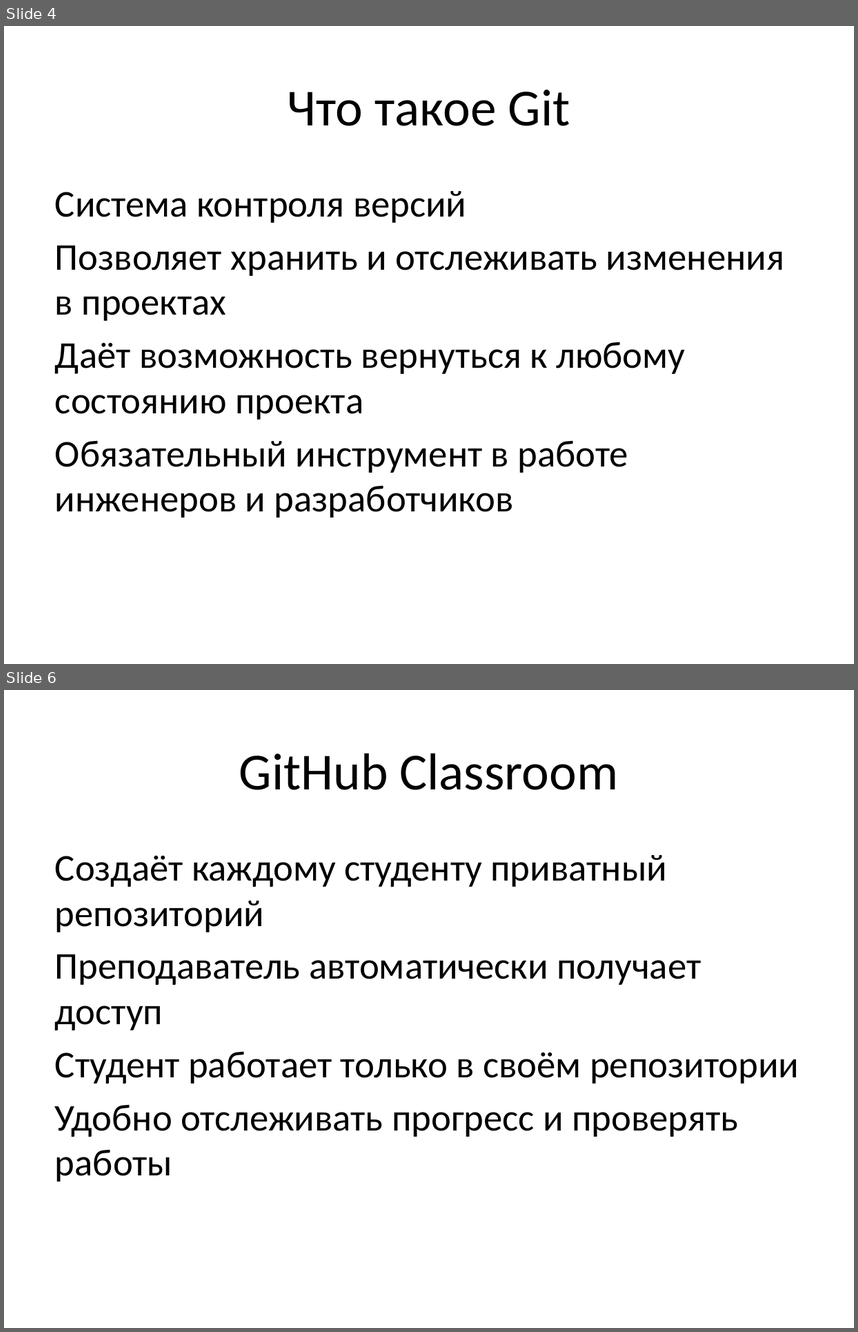
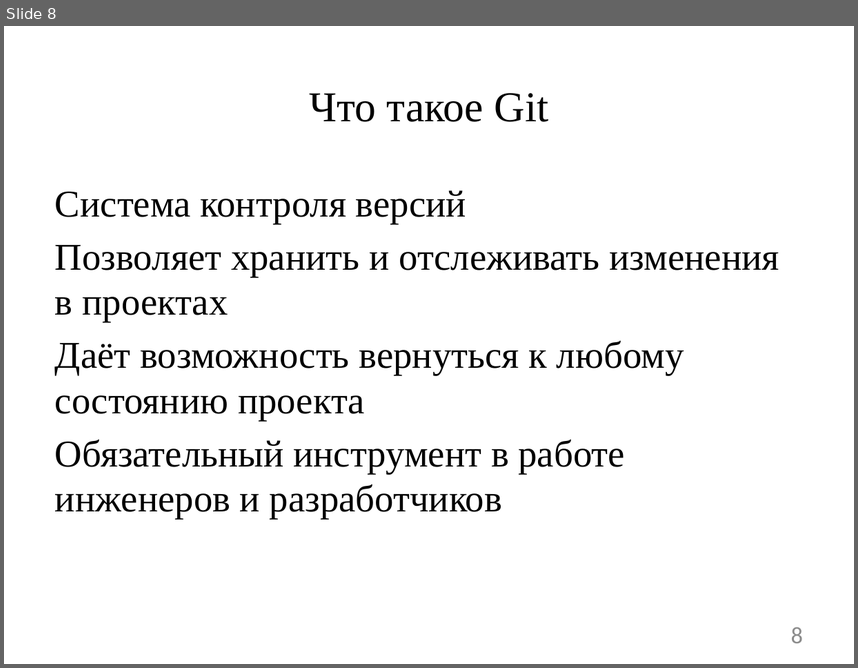
Before and after one commit to DaniilTropin11/IT-Support-Labs, a slide deck: lectures/Первая_лекция_GitHub_Classroom.pptx. Shown one above the other, each under a label of ours: slides 4 and 6 before the commit, slide 8 after it; the slides between them are not shown. The pictures are 858x1332 and 858x668 pixels, drawn with LibreOffice and Linux fonts; fonts in the diff are those of the drawing. Boxes give left, top, right and bottom in pixels: in the first picture for what was removed or moved away, otherwise in the second. Text is boxed around its words. In the diff, an @@ line names an element or a change of style, - is before the commit and + after.

Commit message:
Лабораторная работа №0
*Основы Git и командной работы

```diff
--- a/lectures/Первая_лекция_GitHub_Classroom.pptx
+++ b/lectures/Первая_лекция_GitHub_Classroom.pptx
@@ slide 6 removed at box(4, 690, 854, 1328), background #FFFFFF @@
@@ title removed at box(239, 753, 619, 790) @@
-GitHub Classroom
@@ text removed at box(55, 855, 799, 1181) @@
-Создаёт каждому студенту приватный репозиторий
-Преподаватель автоматически получает доступ
-Студент работает только в своём репозитории
-Удобно отслеживать прогресс и проверять работы
@@ what was slide 4 is now slide 8 @@
@@ slide 8 changed as well @@
@@ title "Что такое Git" at box(309, 93, 549, 122): size 44 to 36 pt, font Calibri to Times New Roman @@
@@ text "Система контроля версий" at box(55, 190, 779, 519): font Calibri to Times New Roman @@
@@ page number added at box(791, 626, 803, 643), 20 pt, text #8C8C8C @@
+8
```
Also in this commit, not shown: 6 other slides changed, 5 slides added, 3 other slides removed.
